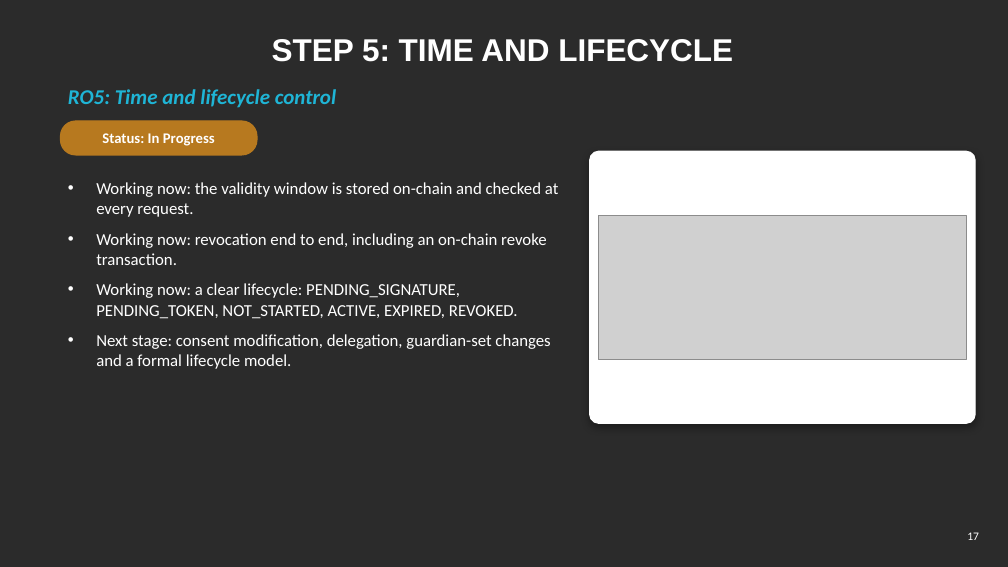
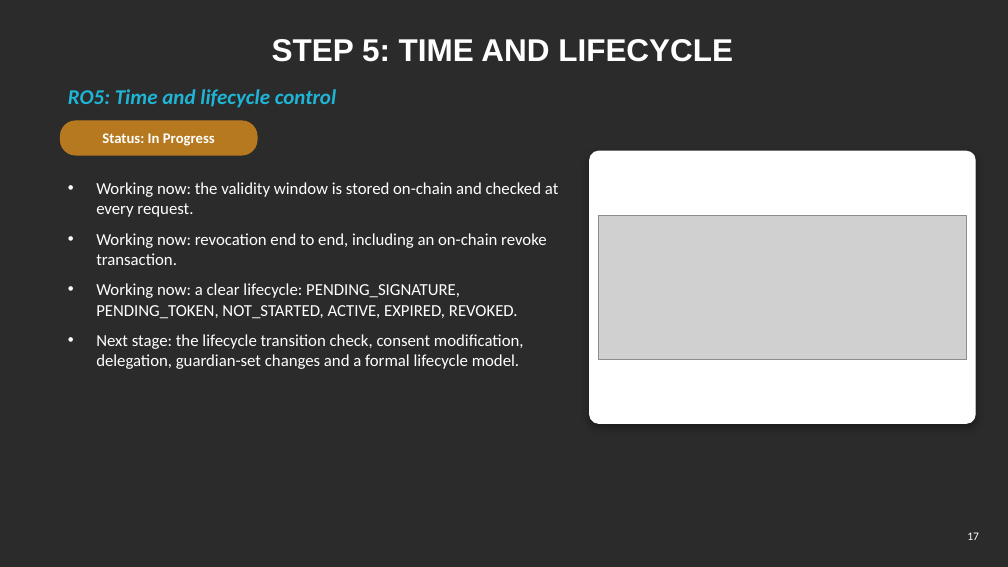
Before and after one commit to yasir12345678900/HealthRWA-Sepolia-Personal-try, a slide deck: slide 17 of docs/Yasir_Candidature_Reassessment_Slides_Simple.pptx. Drawn at 1008x567 pixels with LibreOffice and Linux fonts; fonts in the diff are those of the drawing; grey boxes stand for pictures; background and template pictures are left out; a plain dark background stands for a picture behind light text. Boxes give left, top, right and bottom in pixels: in the first picture for what was removed or moved away, otherwise in the second. Text is boxed around its words. In the diff, an @@ line names an element or a change of style, - is before the commit and + after.

```diff
--- a/docs/Yasir_Candidature_Reassessment_Slides_Simple.pptx
+++ b/docs/Yasir_Candidature_Reassessment_Slides_Simple.pptx
@@ text at (x1=96, y1=334, x2=524, y2=369): text changed @@
-• Next stage: consent modification, delegation, guardian-set changes and a formal lifecycle model.
+• Next stage: the lifecycle transition check, consent modification, delegation, guardian-set changes and a formal lifecycle model.
```
Also in this commit, not shown: 15 other slides changed, 1 other file.
